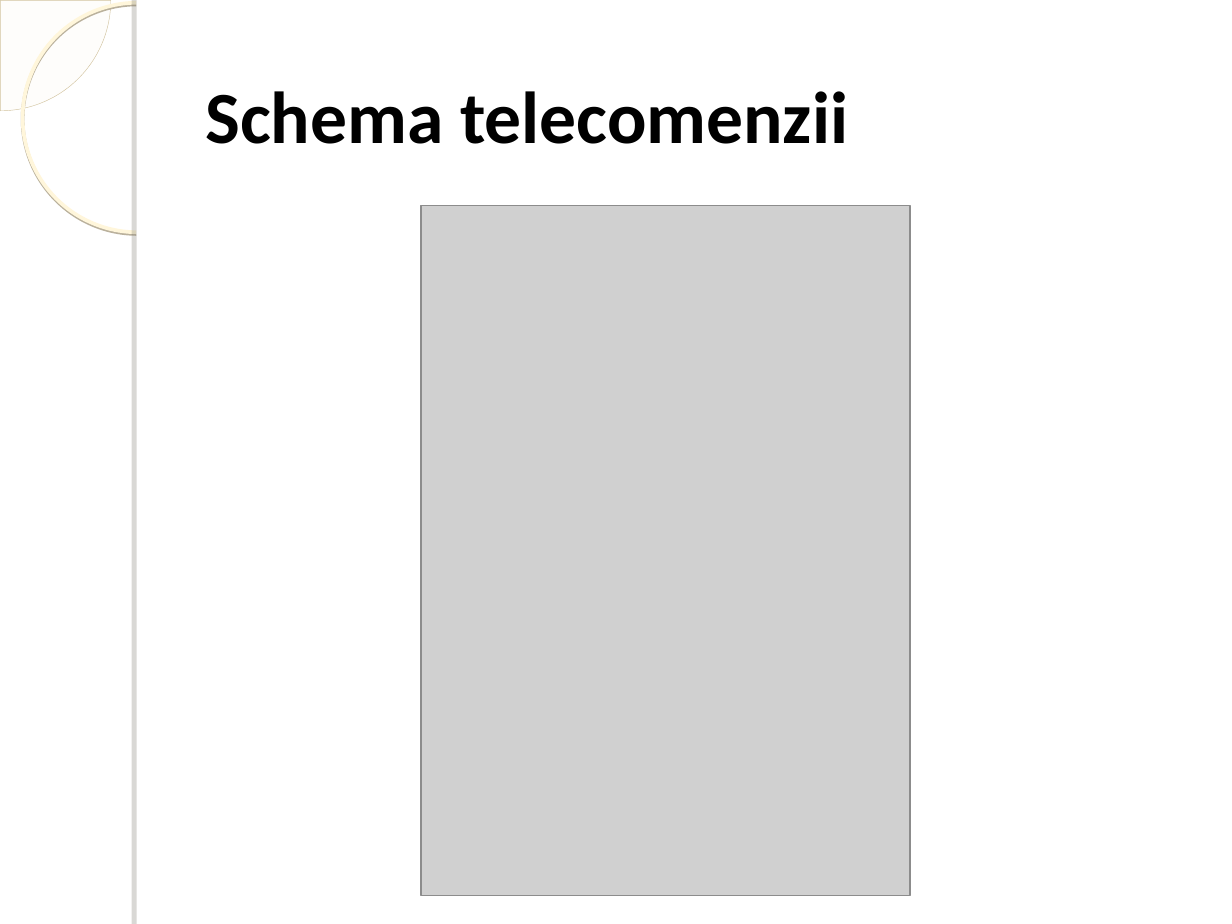
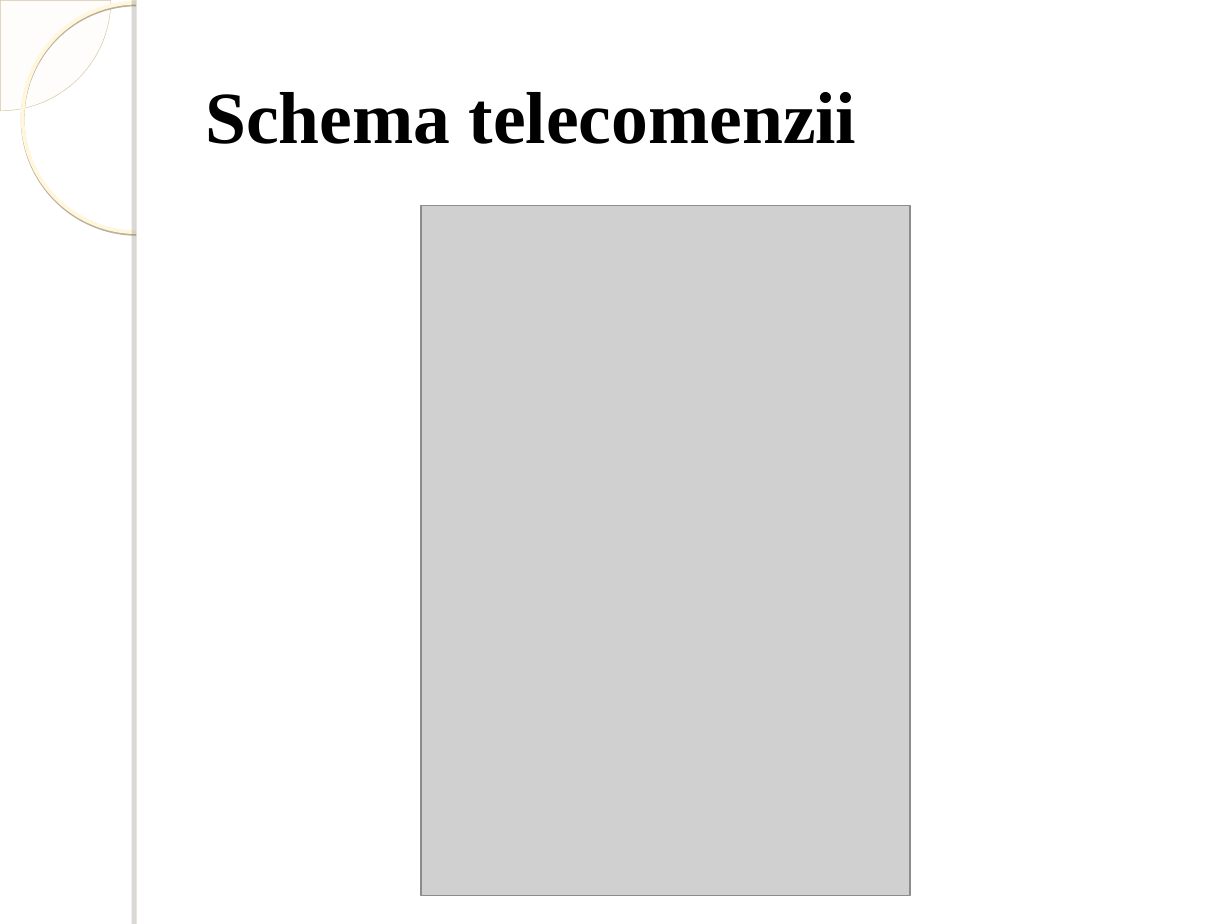
Before and after one commit to IoanaValentina/Licenta2019Musc-IoanaValentina, a slide deck: slide 7 of Line follower.ppt (slide 6 before the commit). Drawn at 1232x924 pixels with LibreOffice and Linux fonts; fonts in the diff are those of the drawing; grey boxes stand for pictures; background and template pictures are left out. Boxes give left, top, right and bottom in pixels: in the first picture for what was removed or moved away, otherwise in the second. Text is boxed around its words. In the diff, an @@ line names an element or a change of style, - is before the commit and + after.

```diff
--- a/Line follower.ppt
+++ b/Line follower.ppt
@@ title "Schema telecomenzii" at [205, 92, 857, 144]: font Calibri to Times New Roman @@
```
Also in this commit, not shown: 11 other slides changed.
